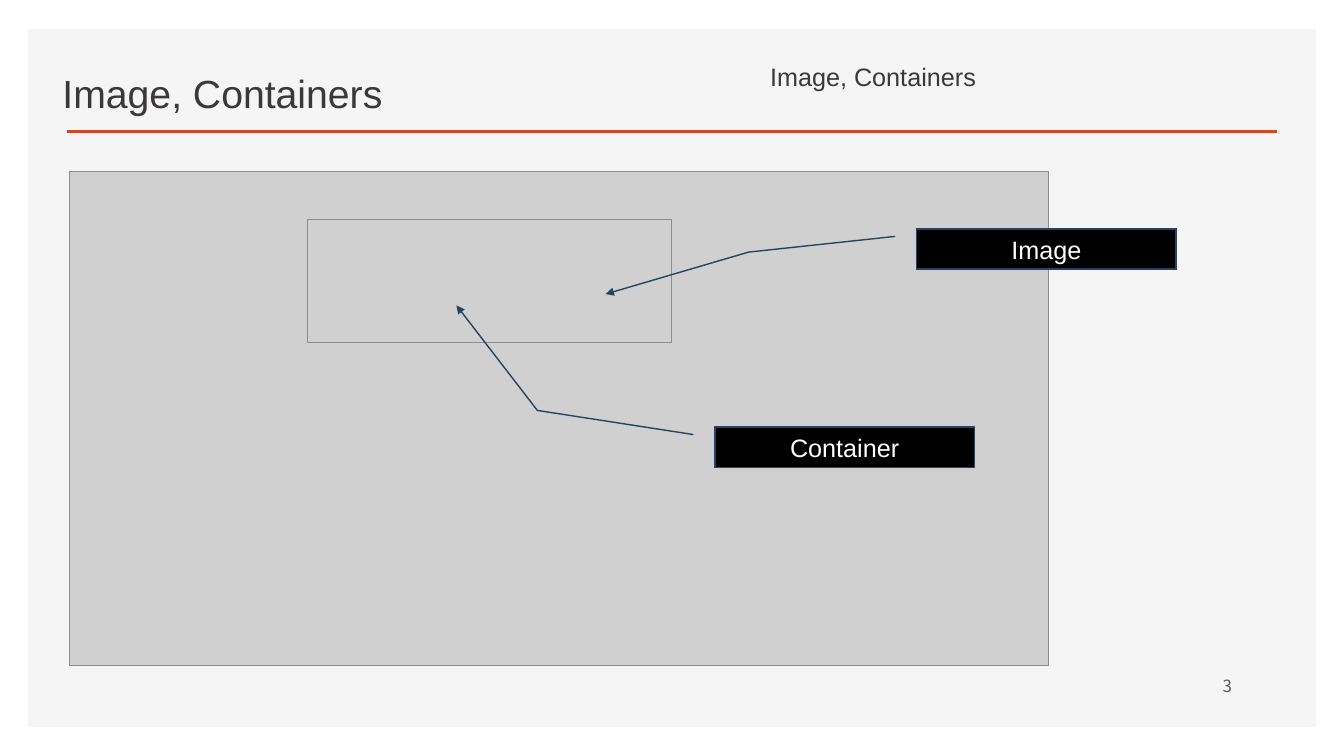
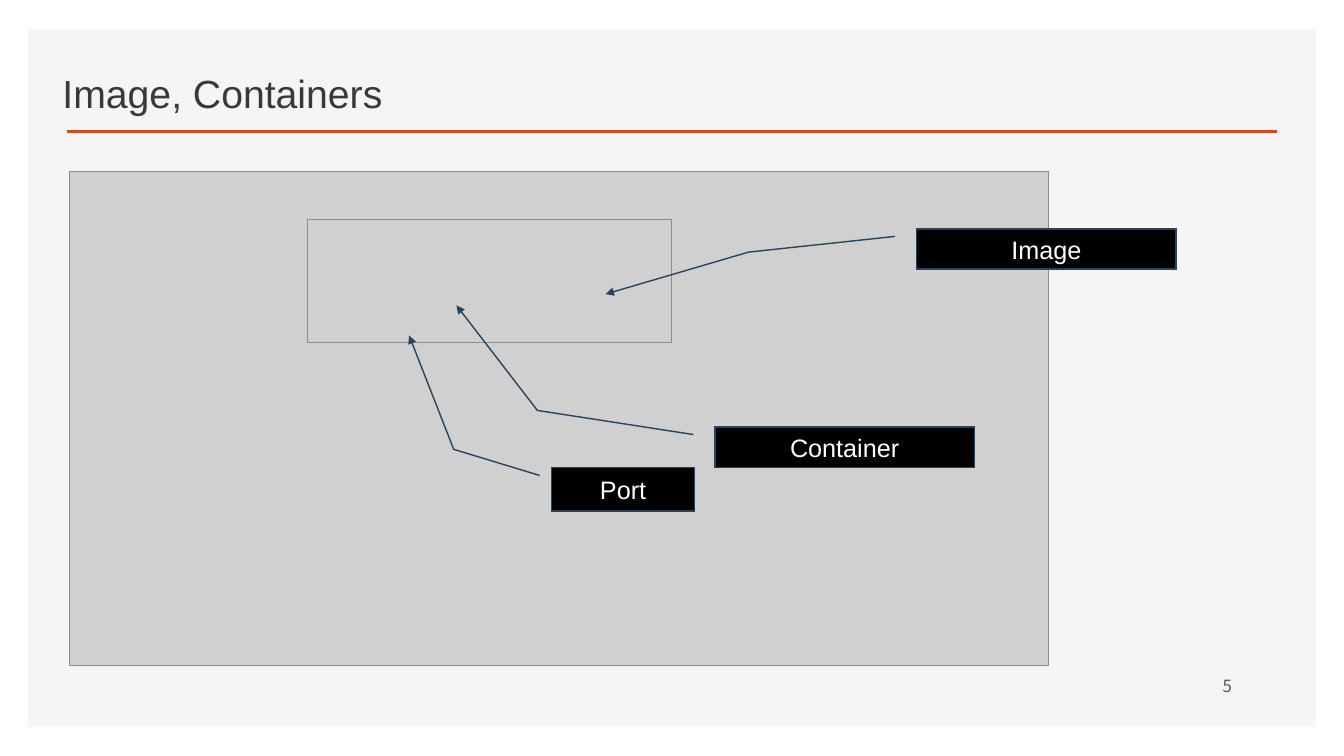
Before and after one commit to ancestor9/2026_Fall_AI-Workflow, a slide deck: slide 5 of PPTs/04_AI Workflow_n8n.pptx (slide 3 before the commit). Drawn at 1344x756 pixels with LibreOffice and Linux fonts; fonts in the diff are those of the drawing; grey boxes stand for pictures; background and template pictures are left out. Boxes give left, top, right and bottom in pixels: in the first picture for what was removed or moved away, otherwise in the second. Text is boxed around its words. In the diff, an @@ line names an element or a change of style, - is before the commit and + after.

```diff
--- a/PPTs/04_AI Workflow_n8n.pptx
+++ b/PPTs/04_AI Workflow_n8n.pptx
@@ text removed at [770, 67, 976, 91] @@
-Image, Containers
@@ border callout added at [552, 468, 695, 511], fill #000000, outline #28445D 1 pt, 18 pt, text #FFFFFF @@
+Port
@@ page number at [1223, 679, 1232, 692]: text changed @@
-3
+5
```
Also in this commit, not shown: 1 other slide changed, 7 slides added.
